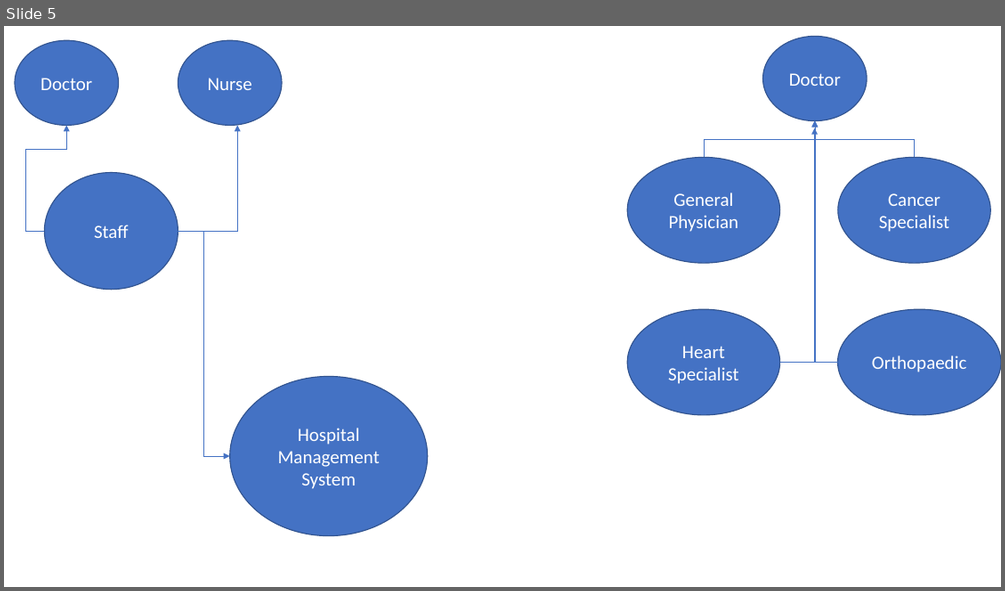
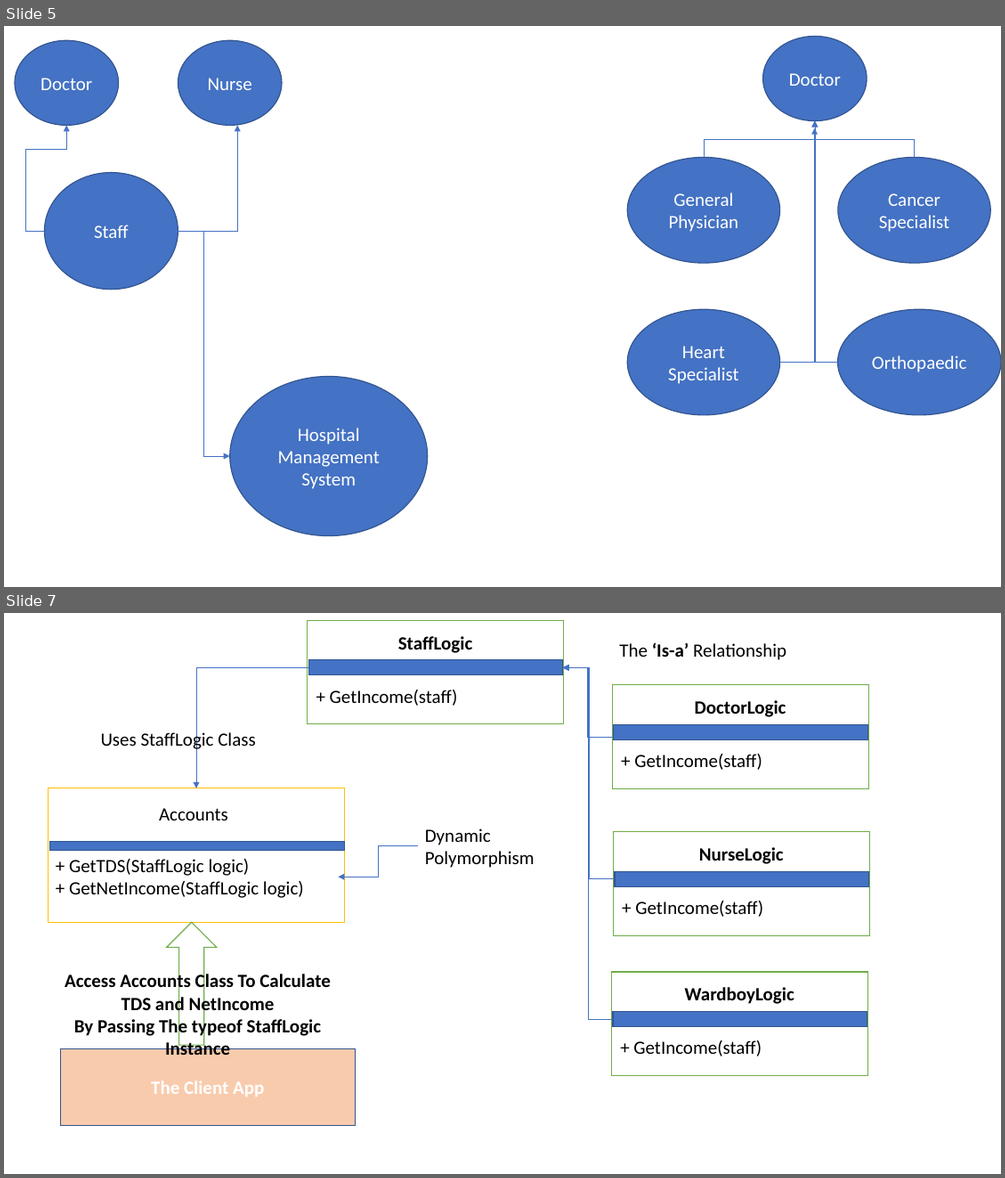
Before and after one commit to maheshsabnis/SimSept2002, a slide deck: Training_Images.pptx. Shown one above the other, each under a label of ours: slide 5 before the commit, slides 5 and 7 after it; the slides between them are not shown. The pictures are 1005x591 and 1005x1178 pixels, drawn with LibreOffice and Linux fonts; fonts in the diff are those of the drawing. Boxes give left, top, right and bottom in pixels: in the first picture for what was removed or moved away, otherwise in the second. Text is boxed around its words. In the diff, an @@ line names an element or a change of style, - is before the commit and + after.

```diff
--- a/Training_Images.pptx
+++ b/Training_Images.pptx
@@ slide 7 added at <box>4,613,1001,1174</box>, background #FFFFFF @@
@@ rectangle added at <box>307,620,563,724</box>, fill #FFFFFF, outline #70AD47 1 pt @@
@@ text added at <box>398,636,473,653</box>, 18 pt, text #000000, bold @@
+StaffLogic
@@ rectangle added at <box>308,660,563,675</box>, fill #4472C4, outline #325491 1 pt @@
@@ text added at <box>619,642,786,660</box>, 18 pt, text #000000 @@
+The ‘Is-a’ Relationship
@@ elbow arrow added from (308, 667) to (196, 788), #4472C4 0.5 pt @@
@@ text added at <box>330,690,458,706</box>, 18 pt, text #000000 @@
++ GetIncome(staff)
@@ elbow arrow added from (612, 737) to (563, 667), #4472C4 0.5 pt @@
@@ elbow arrow added from (615, 879) to (563, 667), #4472C4 0.5 pt @@
@@ elbow arrow added from (613, 1019) to (563, 667), #4472C4 0.5 pt @@
@@ rectangle added at <box>612,685,868,788</box>, fill #FFFFFF, outline #70AD47 1 pt @@
@@ text added at <box>695,700,786,717</box>, 18 pt, text #000000, bold @@
+DoctorLogic
@@ text added at <box>101,730,255,752</box>, 18 pt, text #000000 @@
+Uses StaffLogic Class
@@ rectangle added at <box>614,724,867,739</box>, fill #4472C4, outline #325491 1 pt @@
@@ text added at <box>634,754,762,770</box>, 18 pt, text #000000 @@
++ GetIncome(staff)
@@ rectangle added at <box>48,788,344,922</box>, fill #FFFFFF, outline #FFC000 1 pt @@
@@ text added at <box>159,808,228,820</box>, 18 pt, text #000000 @@
+Accounts
@@ rectangle added at <box>49,842,344,851</box>, fill #4472C4, outline #325491 1 pt @@
@@ elbow arrow added from (418, 845) to (339, 877), #4472C4 0.5 pt @@
@@ text added at <box>425,828,534,868</box>, 18 pt, text #000000 @@
+Dynamic
+Polymorphism
@@ rectangle added at <box>614,831,870,935</box>, fill #FFFFFF, outline #70AD47 1 pt @@
@@ text added at <box>699,847,784,864</box>, 18 pt, text #000000, bold @@
+NurseLogic
@@ text added at <box>69,859,304,898</box>, 18 pt, text #000000 @@
++ GetTDS(StaffLogic logic)
++ GetNetIncome(StaffLogic logic)
@@ rectangle added at <box>615,871,869,886</box>, fill #4472C4, outline #325491 1 pt @@
@@ text added at <box>635,900,763,916</box>, 18 pt, text #000000 @@
++ GetIncome(staff)
@@ up arrow added at <box>166,922,217,1045</box>, fill #FFFFFF, outline #70AD47 1 pt @@
@@ text added at <box>65,972,331,1054</box>, 18 pt, text #000000, bold @@
+Access Accounts Class To Calculate TDS and NetIncome
+By Passing The typeof StaffLogic Instance
@@ rectangle added at <box>611,972,867,1076</box>, fill #FFFFFF, outline #70AD47 1 pt @@
@@ rectangle added at <box>613,1012,867,1027</box>, fill #4472C4, outline #325491 1 pt @@
@@ text added at <box>685,987,794,1004</box>, 18 pt, text #000000, bold @@
+WardboyLogic
@@ rectangle added at <box>61,1048,356,1126</box>, fill #F8CBAD, outline #325491 1 pt, 18 pt, text #FFFFFF, bold @@
+The Client App
@@ text added at <box>633,1040,761,1056</box>, 18 pt, text #000000 @@
++ GetIncome(staff)
```
Also in this commit, not shown: 4 other slides added, 35 other files.
